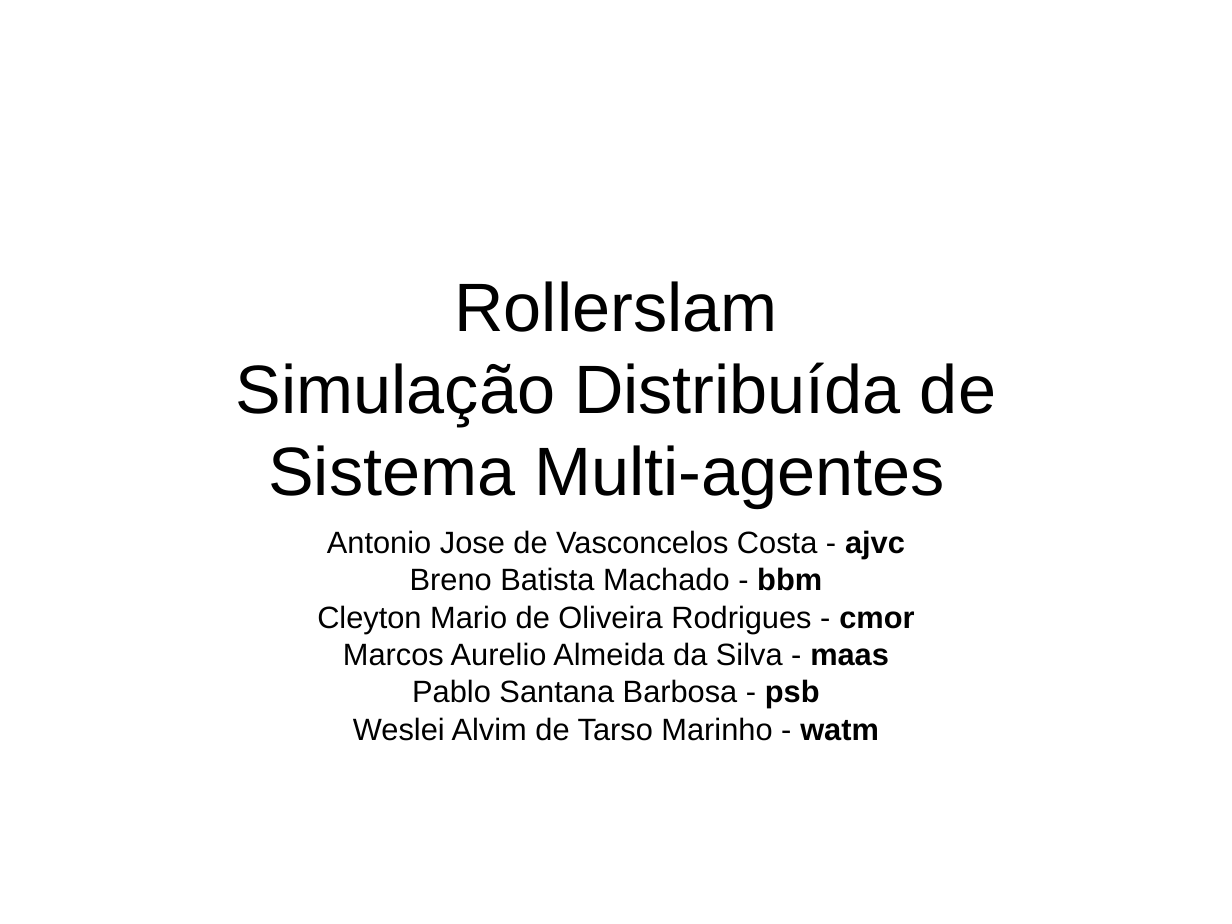
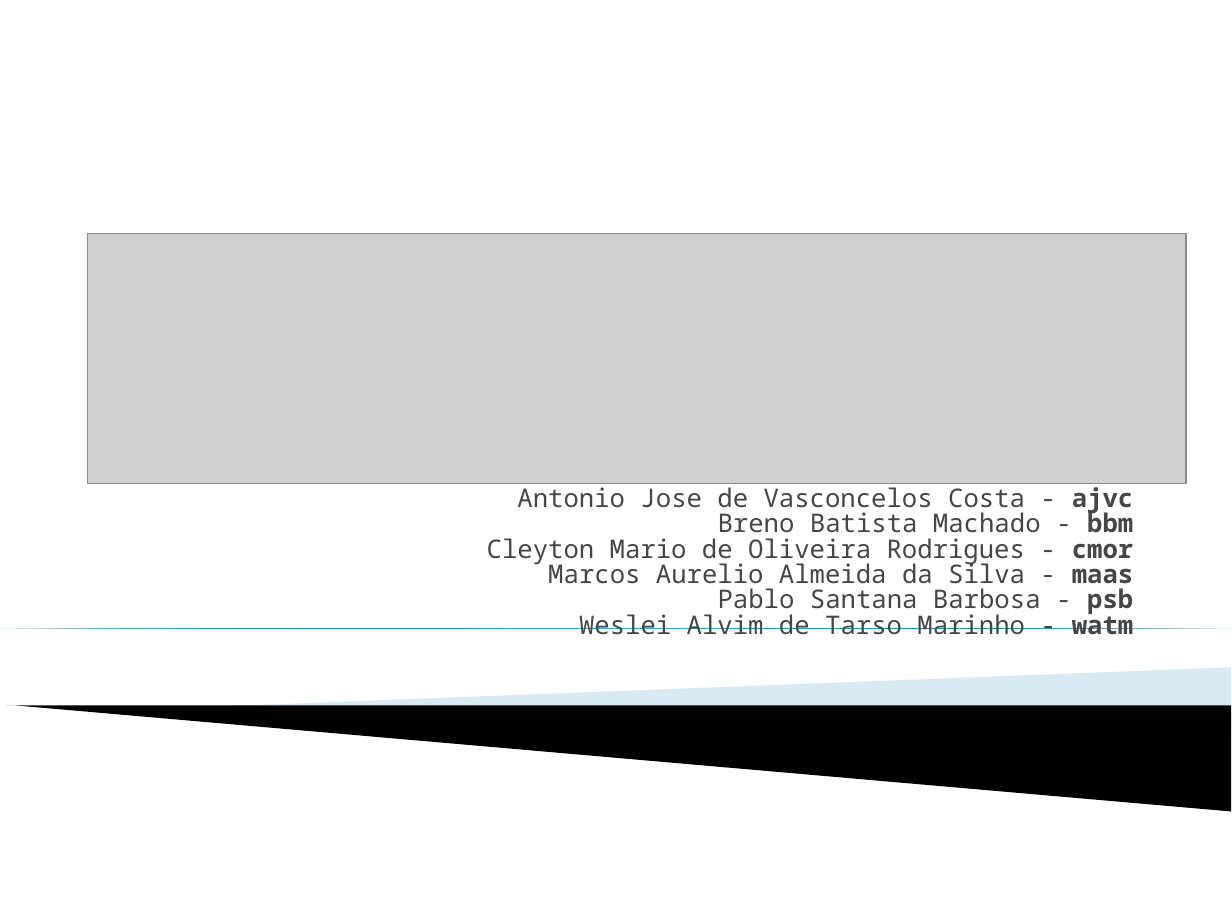
Before and after one commit to krishprince/rollerslam, a slide deck: slide 1 of docs/PresentationSD.ppt. Drawn at 1232x924 pixels with LibreOffice and Linux fonts; fonts in the diff are those of the drawing; grey boxes stand for pictures; background and template pictures are left out. Boxes give left, top, right and bottom in pixels: in the first picture for what was removed or moved away, otherwise in the second. Text is boxed around its words. In the diff, an @@ line names an element or a change of style, - is before the commit and + after.

```diff
--- a/docs/PresentationSD.ppt
+++ b/docs/PresentationSD.ppt
@@ picture added at (87,233,1185,483) @@
@@ title removed at (236,281,996,508) @@
-Rollerslam
-Simulação Distribuída de Sistema Multi-agentes
@@ subtitle "Antonio Jose de Vasconcelos Costa ...": place and size @@
-subtitle "Antonio Jose de Vasconcelos Costa ..." at (317,530,914,741)
+subtitle "Antonio Jose de Vasconcelos Costa ..." at (487,483,1134,635)
@@ subtitle "Antonio Jose de Vasconcelos Costa ..." at (487,483,1134,635): size 18 to 15 pt, font Arial to Noto Sans Mono, text colour #000000 to #464646; alignment centre to right; line spacing 0.8 to 0.6 @@
@@ right triangle added at (0,628,1232,628), fill gradient #007897 to #4ABBE0 @@
@@ freeform shape added at (228,668,1231,733), fill #9FCBDC at 40% opacity @@
@@ freeform shape added at (6,706,1231,812), fill #000000 @@
```
Also in this commit, not shown: 10 other slides changed, 4 slides added, 2 slides removed.
